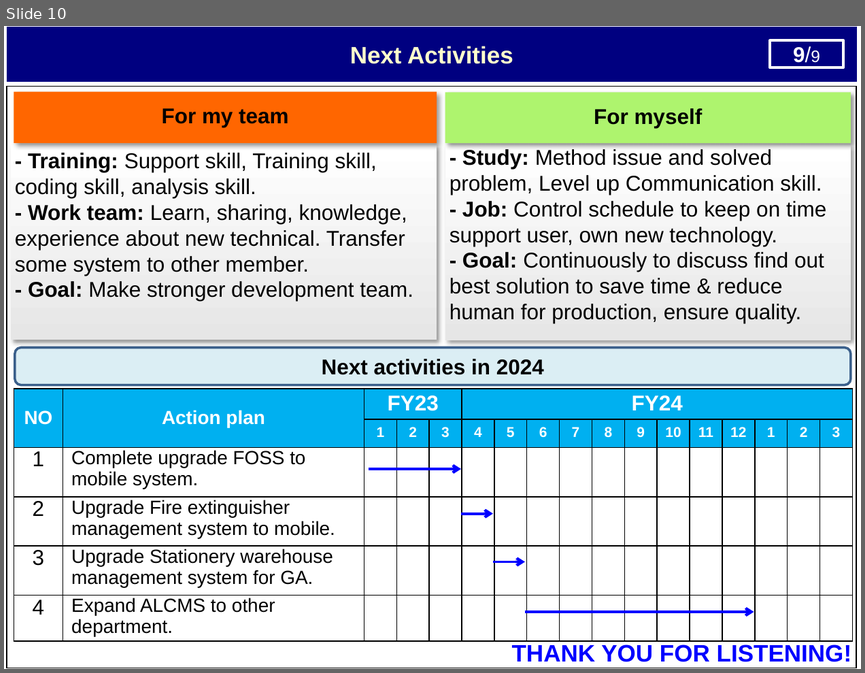
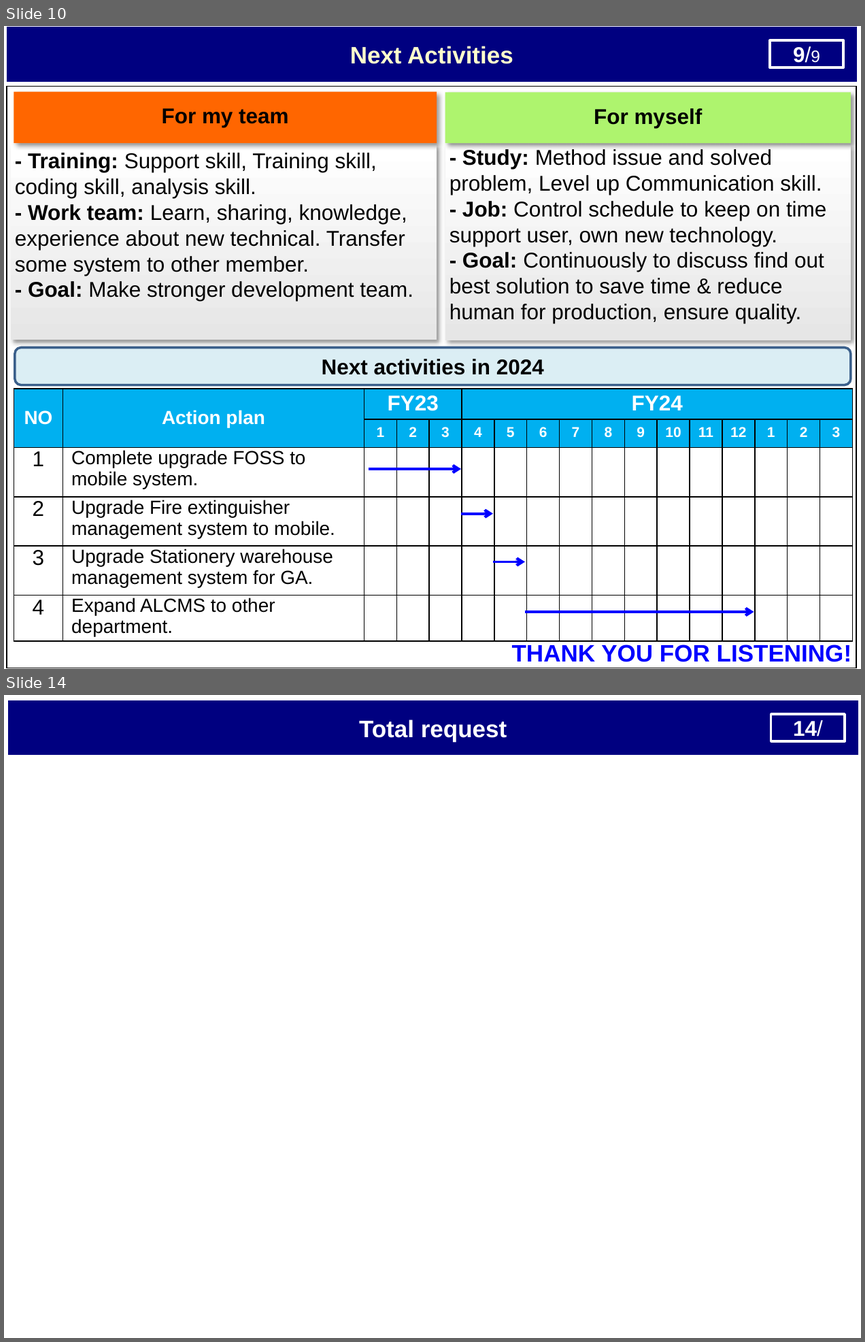
Before and after one commit to thietbicongnghevietnam/ReportPSNV, a slide deck: Report_Nguyen Nhu Minh.pptx. Shown one above the other, each under a label of ours: slide 10 before the commit, slides 10 and 14 after it; the slides between them are not shown. The pictures are 865x673 and 865x1342 pixels, drawn with LibreOffice and Linux fonts; fonts in the diff are those of the drawing. Boxes give left, top, right and bottom in pixels: in the first picture for what was removed or moved away, otherwise in the second. Text is boxed around its words. In the diff, an @@ line names an element or a change of style, - is before the commit and + after.

```diff
--- a/Report_Nguyen Nhu Minh.pptx
+++ b/Report_Nguyen Nhu Minh.pptx
@@ slide 14 added at box(4, 695, 861, 1338), background #FFFFFF @@
@@ rectangle added at box(8, 701, 857, 755), fill #000080, outline #000080 0.75 pt, 20 pt, text #FFFFFF, bold @@
+Total request
@@ rectangle added at box(771, 714, 844, 741), outline #FFFFFF 2 pt, 18 pt, text #FFFFFF, bold @@
+14/
```
Also in this commit, not shown: 3 slides changed, 3 other slides added, 1 other file.
